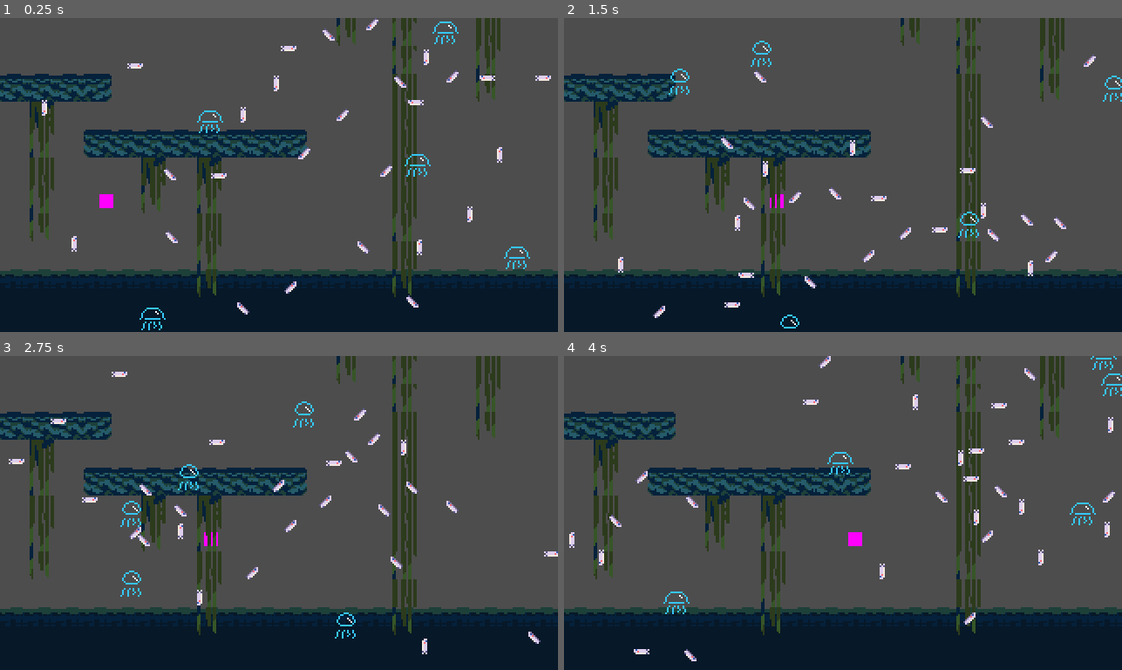
Above: before the commit, frames 1-4 (two rows, left to right).
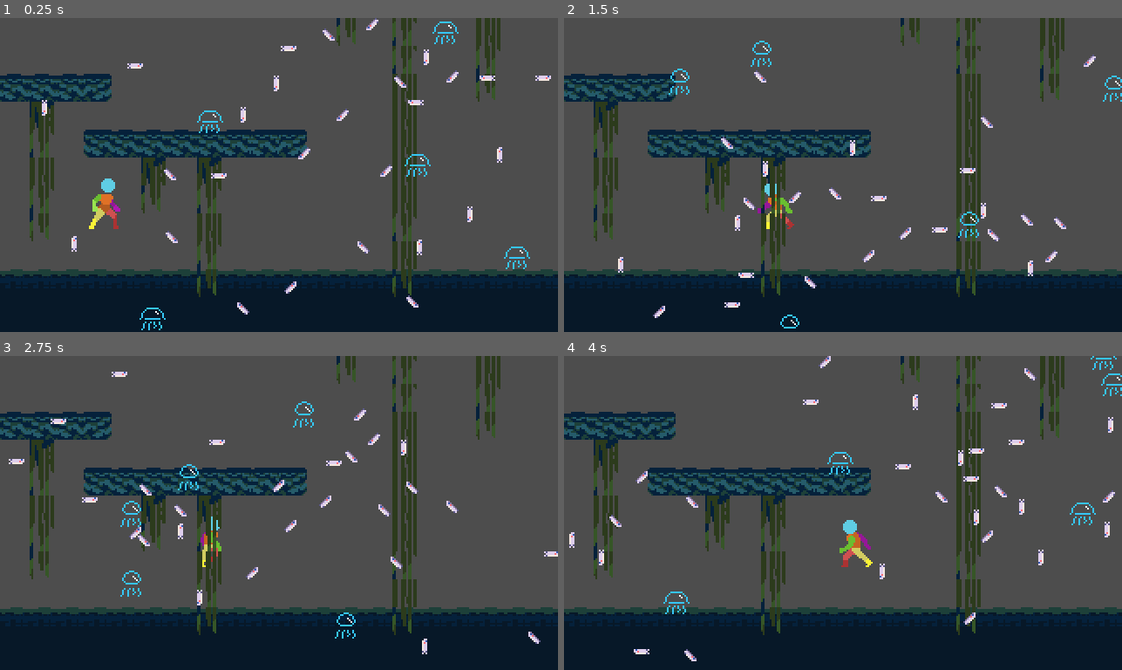
Above: after the commit, the same moments.

Repository: wickworks/jellyfishquarium
Game: Godot game, scene res://main.tscn
The game is run twice, just before and just after one commit, with the same random seed, the same clock (stepped at 60 frames per second) and the same inputs.
Inputs (mouse positions are in pixels of both pictures, inside the frame that each line leads up to):
- Up to frame 1 (0.25 s): no input
- Up to frame 2 (1.5 s): tap Enter (ui_accept) at 0.5, 0.77 s; move the mouse to (965, 159) at 0.52 s; hold D (Move right) 0.53-1.28 s; move the mouse to (731, 190) at 1.27 s; hold A (Move left) from 1.28 s (still down)
- Up to frame 3 (2.75 s): tap Enter (ui_accept) at 1.52 s; move the mouse to (334, 443) at 2.02 s; release A (Move left) at 2.03 s; hold D (Move right) from 2.03 s (still down)
- Up to frame 4 (4 s): move the mouse to (815, 575) at 2.77 s; tap Enter (ui_accept) at 3.02, 3.77 s; move the mouse to (1010, 560) at 3.52 s; release D (Move right) at 3.53 s; hold A (Move left) from 3.53 s (still down)

The runs differ from the first frame. In frame 1, 0.4% of the frame differs, in the area x 15-22%, y 51-68%; in frame 2, 0.2%; in frame 3, 0.2%; in frame 4, 0.4%.

Commit message:
animations

Diff:
--- a/entity/player.gd
+++ b/entity/player.gd
@@ -8,6 +8,10 @@
 const MAX_RUN := 90.0
 const RUN_REDUCE := 400.0
 const RUN_ACCEL := 1000.0
+
+enum State { Idle, Walking }
+
+var state: State = State.Idle
 
 
 var move_x := 0.0
@@ -26,9 +30,25 @@
 func _process(delta):
 	move_x = Input.get_axis("Move left", "Move right")
 
+	match state:
+		State.Idle:
+			if move_x != 0:
+				state = State.Walking
+				$AnimationPlayer.stop()
+				$AnimationPlayer.play("walk")
+
+		State.Walking:
+			if move_x == 0:
+				state = State.Idle
+				$AnimationPlayer.stop()
+				$AnimationPlayer.play("idle")
+
 	if absf(speed.x) > MAX_RUN && signf(speed.x) == move_x:
 		speed.x = _approach(speed.x, MAX_RUN * move_x, RUN_REDUCE * delta)
 	else:
 		speed.x = _approach(speed.x, MAX_RUN * move_x, RUN_ACCEL * delta)
 
+	if speed.x != 0:
+		scale.x = signf(speed.x)
+
 	position += speed * delta
--- a/entity/player.tscn
+++ b/entity/player.tscn
@@ -1,12 +1,250 @@
-[gd_scene load_steps=3 format=3 uid="uid://ceuuvi1cua8if"]
+[gd_scene load_steps=27 format=3 uid="uid://ceuuvi1cua8if"]
 
 [ext_resource type="Script" path="res://entity/player.gd" id="1_ap0cw"]
-
-[sub_resource type="PlaceholderTexture2D" id="PlaceholderTexture2D_y8r3n"]
-size = Vector2(8, 8)
+[ext_resource type="Texture2D" uid="uid://c1bvn6jplu14f" path="res://assets/platformer_char/chill/Player Idle 48x48.png" id="2_3nydx"]
+[ext_resource type="Texture2D" uid="uid://dimf6tg7bplrv" path="res://assets/platformer_char/chill/PlayerWalk 48x48.png" id="2_apgse"]
+
+[sub_resource type="AtlasTexture" id="AtlasTexture_t0diy"]
+atlas = ExtResource("2_3nydx")
+region = Rect2(0, 0, 48, 48)
+
+[sub_resource type="AtlasTexture" id="AtlasTexture_u0gpf"]
+atlas = ExtResource("2_3nydx")
+region = Rect2(48, 0, 48, 48)
+
+[sub_resource type="AtlasTexture" id="AtlasTexture_y5v4s"]
+atlas = ExtResource("2_3nydx")
+region = Rect2(96, 0, 48, 48)
+
+[sub_resource type="AtlasTexture" id="AtlasTexture_jci2a"]
+atlas = ExtResource("2_3nydx")
+region = Rect2(144, 0, 48, 48)
+
+[sub_resource type="AtlasTexture" id="AtlasTexture_0q3uf"]
+atlas = ExtResource("2_3nydx")
+region = Rect2(192, 0, 48, 48)
+
+[sub_resource type="AtlasTexture" id="AtlasTexture_lnwvp"]
+atlas = ExtResource("2_3nydx")
+region = Rect2(240, 0, 48, 48)
+
+[sub_resource type="AtlasTexture" id="AtlasTexture_a3xuq"]
+atlas = ExtResource("2_3nydx")
+region = Rect2(288, 0, 48, 48)
+
+[sub_resource type="AtlasTexture" id="AtlasTexture_b8ept"]
+atlas = ExtResource("2_3nydx")
+region = Rect2(336, 0, 48, 48)
+
+[sub_resource type="AtlasTexture" id="AtlasTexture_dg0v2"]
+atlas = ExtResource("2_3nydx")
+region = Rect2(384, 0, 48, 48)
+
+[sub_resource type="AtlasTexture" id="AtlasTexture_2ql33"]
+atlas = ExtResource("2_3nydx")
+region = Rect2(432, 0, 48, 48)
+
+[sub_resource type="AtlasTexture" id="AtlasTexture_adi8e"]
+atlas = ExtResource("2_apgse")
+region = Rect2(0, 0, 48, 48)
+
+[sub_resource type="AtlasTexture" id="AtlasTexture_364gd"]
+atlas = ExtResource("2_apgse")
+region = Rect2(48, 0, 48, 48)
+
+[sub_resource type="AtlasTexture" id="AtlasTexture_itver"]
+atlas = ExtResource("2_apgse")
+region = Rect2(96, 0, 48, 48)
+
+[sub_resource type="AtlasTexture" id="AtlasTexture_0od7k"]
+atlas = ExtResource("2_apgse")
+region = Rect2(144, 0, 48, 48)
+
+[sub_resource type="AtlasTexture" id="AtlasTexture_8qvjy"]
+atlas = ExtResource("2_apgse")
+region = Rect2(192, 0, 48, 48)
+
+[sub_resource type="AtlasTexture" id="AtlasTexture_jbhcj"]
+atlas = ExtResource("2_apgse")
+region = Rect2(240, 0, 48, 48)
+
+[sub_resource type="AtlasTexture" id="AtlasTexture_woog2"]
+atlas = ExtResource("2_apgse")
+region = Rect2(288, 0, 48, 48)
+
+[sub_resource type="AtlasTexture" id="AtlasTexture_0egny"]
+atlas = ExtResource("2_apgse")
+region = Rect2(336, 0, 48, 48)
+
+[sub_resource type="SpriteFrames" id="SpriteFrames_cvlfg"]
+animations = [{
+"frames": [{
+"duration": 1.0,
+"texture": SubResource("AtlasTexture_t0diy")
+}, {
+"duration": 1.0,
+"texture": SubResource("AtlasTexture_u0gpf")
+}, {
+"duration": 1.0,
+"texture": SubResource("AtlasTexture_y5v4s")
+}, {
+"duration": 1.0,
+"texture": SubResource("AtlasTexture_jci2a")
+}, {
+"duration": 1.0,
+"texture": SubResource("AtlasTexture_0q3uf")
+}, {
+"duration": 1.0,
+"texture": SubResource("AtlasTexture_lnwvp")
+}, {
+"duration": 1.0,
+"texture": SubResource("AtlasTexture_a3xuq")
+}, {
+"duration": 1.0,
+"texture": SubResource("AtlasTexture_b8ept")
+}, {
+"duration": 1.0,
+"texture": SubResource("AtlasTexture_dg0v2")
+}, {
+"duration": 1.0,
+"texture": SubResource("AtlasTexture_2ql33")
+}],
+"loop": true,
+"name": &"idle",
+"speed": 5.0
+}, {
+"frames": [{
+"duration": 1.0,
+"texture": SubResource("AtlasTexture_adi8e")
+}, {
+"duration": 1.0,
+"texture": SubResource("AtlasTexture_364gd")
+}, {
+"duration": 1.0,
+"texture": SubResource("AtlasTexture_itver")
+}, {
+"duration": 1.0,
+"texture": SubResource("AtlasTexture_0od7k")
+}, {
+"duration": 1.0,
+"texture": SubResource("AtlasTexture_8qvjy")
+}, {
+"duration": 1.0,
+"texture": SubResource("AtlasTexture_jbhcj")
+}, {
+"duration": 1.0,
+"texture": SubResource("AtlasTexture_woog2")
+}, {
+"duration": 1.0,
+"texture": SubResource("AtlasTexture_0egny")
+}],
+"loop": true,
+"name": &"move",
+"speed": 5.0
+}]
+
+[sub_resource type="Animation" id="Animation_qipkf"]
+resource_name = "walk"
+length = 1.0
+loop_mode = 1
+tracks/0/type = "value"
+tracks/0/imported = false
+tracks/0/enabled = true
+tracks/0/path = NodePath(".:frame")
+tracks/0/interp = 1
+tracks/0/loop_wrap = false
+tracks/0/keys = {
+"times": PackedFloat32Array(0, 0.933333),
+"transitions": PackedFloat32Array(1, 1),
+"update": 0,
+"values": [0, 7]
+}
+tracks/1/type = "value"
+tracks/1/imported = false
+tracks/1/enabled = true
+tracks/1/path = NodePath(".:animation")
+tracks/1/interp = 1
+tracks/1/loop_wrap = true
+tracks/1/keys = {
+"times": PackedFloat32Array(0),
+"transitions": PackedFloat32Array(1),
+"update": 1,
+"values": [&"move"]
+}
+
+[sub_resource type="Animation" id="Animation_l0lu0"]
+length = 0.001
+tracks/0/type = "value"
+tracks/0/imported = false
+tracks/0/enabled = true
+tracks/0/path = NodePath(".:frame")
+tracks/0/interp = 1
+tracks/0/loop_wrap = true
+tracks/0/keys = {
+"times": PackedFloat32Array(0),
+"transitions": PackedFloat32Array(1),
+"update": 1,
+"values": [0]
+}
+tracks/1/type = "value"
+tracks/1/imported = false
+tracks/1/enabled = true
+tracks/1/path = NodePath(".:animation")
+tracks/1/interp = 1
+tracks/1/loop_wrap = true
+tracks/1/keys = {
+"times": PackedFloat32Array(0),
+"transitions": PackedFloat32Array(1),
+"update": 1,
+"values": [&"idle"]
+}
+
+[sub_resource type="Animation" id="Animation_gxcut"]
+resource_name = "idle"
+length = 1.0
+loop_mode = 1
+tracks/0/type = "value"
+tracks/0/imported = false
+tracks/0/enabled = true
+tracks/0/path = NodePath(".:frame")
+tracks/0/interp = 1
+tracks/0/loop_wrap = false
+tracks/0/keys = {
+"times": PackedFloat32Array(0),
+"transitions": PackedFloat32Array(1),
+"update": 0,
+"values": [0]
+}
+tracks/1/type = "value"
+tracks/1/imported = false
+tracks/1/enabled = true
+tracks/1/path = NodePath(".:animation")
+tracks/1/interp = 1
+tracks/1/loop_wrap = true
+tracks/1/keys = {
+"times": PackedFloat32Array(0),
+"transitions": PackedFloat32Array(1),
+"update": 1,
+"values": [&"idle"]
+}
+
+[sub_resource type="AnimationLibrary" id="AnimationLibrary_igl3l"]
+_data = {
+"RESET": SubResource("Animation_l0lu0"),
+"idle": SubResource("Animation_gxcut"),
+"walk": SubResource("Animation_qipkf")
+}
 
 [node name="Player" type="Node2D"]
 script = ExtResource("1_ap0cw")
 
-[node name="Sprite2D" type="Sprite2D" parent="."]
-texture = SubResource("PlaceholderTexture2D_y8r3n")
+[node name="AnimatedSprite2D" type="AnimatedSprite2D" parent="."]
+sprite_frames = SubResource("SpriteFrames_cvlfg")
+animation = &"idle"
+
+[node name="AnimationPlayer" type="AnimationPlayer" parent="."]
+root_node = NodePath("../AnimatedSprite2D")
+libraries = {
+"": SubResource("AnimationLibrary_igl3l")
+}
+autoplay = "idle"
Not shown: 1 places in main.tscn that only renumber resources
